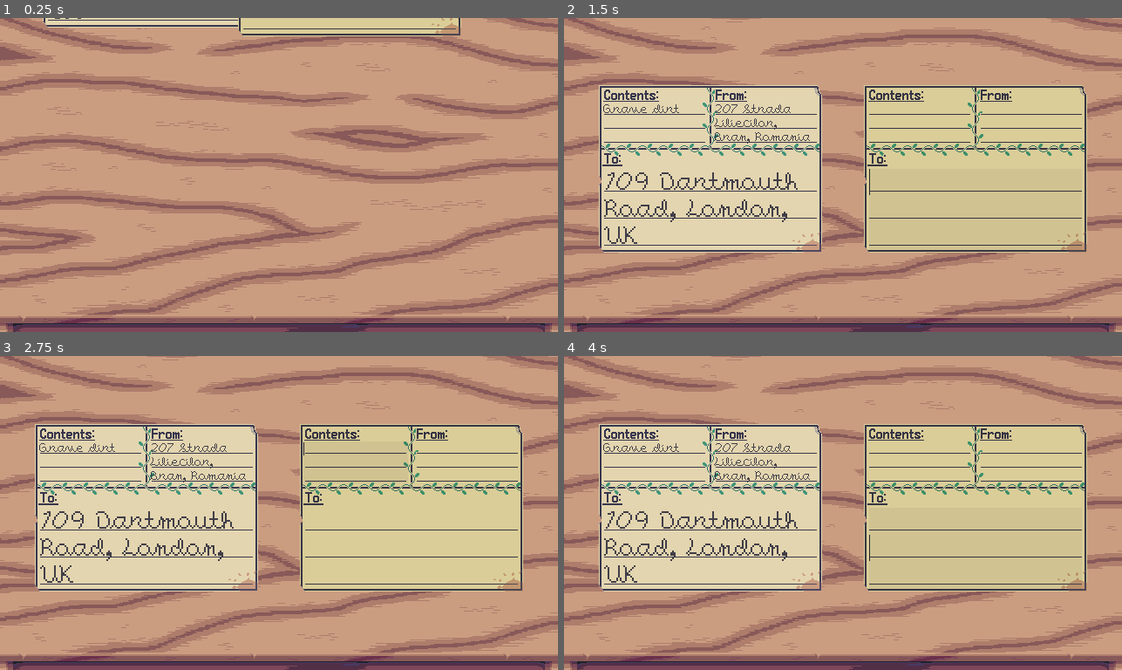
Above: before the commit, frames 1-4 (two rows, left to right).
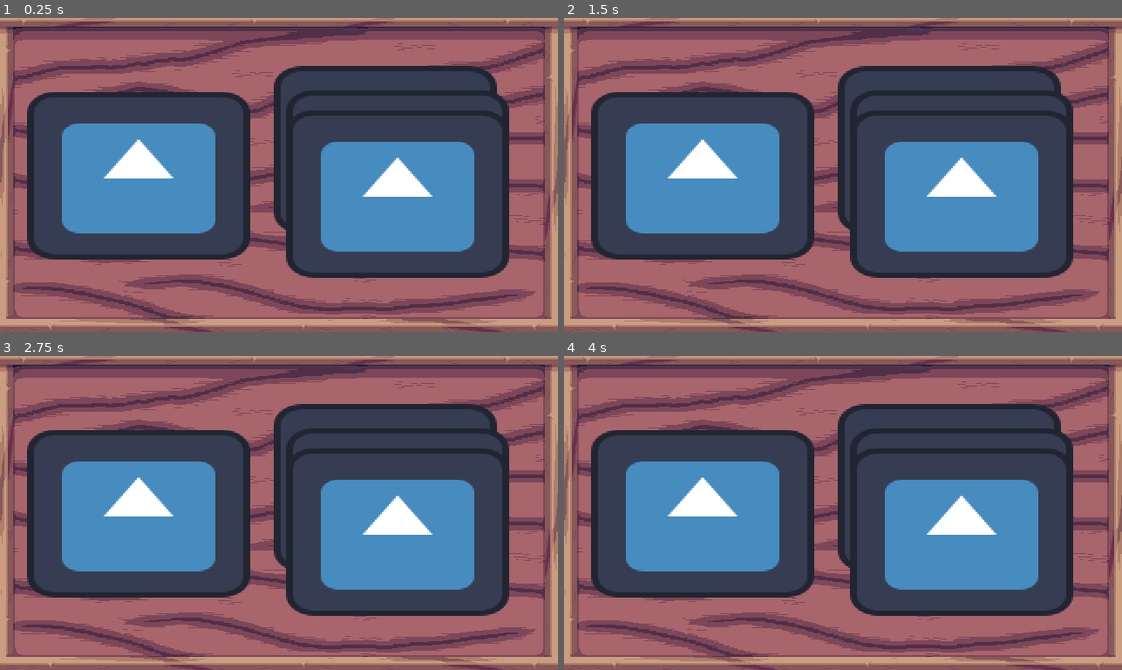
Above: after the commit, the same moments.

Repository: AverageStardust/the-count-is-down
Game: Godot game, scene res://desk.tscn
Two runs of this game, one before a commit and one after it. Both use one fixed random seed, a clock stepped at 60 frames per second and the inputs below. The engine's default icon, where the game draws it, is replaced by a stand-in: a white triangle on a blue panel in a dark square.
Inputs (mouse positions are in pixels of both pictures, inside the frame that each line leads up to):
- Up to frame 1 (0.25 s): no input
- Up to frame 2 (1.5 s): move the mouse to (965, 159) at 0.52 s; click (965, 159) at 0.67 s; drag from (731, 190) to (815, 237) at 1.27 s
- Up to frame 3 (2.75 s): tap Enter at 2 s; move the mouse to (334, 443) at 2.02 s; click (334, 443) at 2.17 s
- Up to frame 4 (4 s): tap Space at 2.75 s; drag from (815, 575) to (675, 465) at 2.77 s; tap Enter at 3.5 s; move the mouse to (1010, 560) at 3.52 s; click (1010, 560) at 3.67 s

The runs differ from the first frame. In frame 1, 90% of the frame differs, in the area x 0-100%, y 0-100%; in frame 2, 88%; in frame 3, 88%; in frame 4, 88%.

Commit message:
add screen switching

Diff:
--- a/desk.tscn
+++ b/desk.tscn
@@ -119,7 +119,7 @@
 
 [node name="AudioStreamPlayerMusic" type="AudioStreamPlayer" parent="." unique_id=333677594]
 stream = ExtResource("4_lrwc4")
-volume_db = -18.0
+volume_db = -35.0
 script = ExtResource("4_tm3w8")
 
 [node name="AudioStreamPlayerWriting" type="AudioStreamPlayer" parent="." unique_id=1094335158]
--- a/scripts/desk.gd
+++ b/scripts/desk.gd
@@ -1,4 +1,7 @@
 extends Control
+
+const LETTER_SCENE_POSITION = 340
+const SCENE_SWITCH_RANGE = 12
 
 var NEWSPAPER_CLIPPING = preload("res://documents/newspaperClipping.tscn")
 var PACKAGE_LABEL = preload("res://documents/packageLabel.tscn")
@@ -15,10 +18,49 @@
 }
 
 var state: State = State.READING_LETTERS
+var on_letters_screen: bool = true
+var switch_screen_cooldown: float = 0.2
 
 func _ready() -> void:
 	await get_tree().process_frame
-	transition_to_forging()
+
+	if on_letters_screen:
+		position.y = -LETTER_SCENE_POSITION
+	else:
+		position.y = 0
+
+func _process(delta: float) -> void:
+	var target_y: float = 0
+	if on_letters_screen:
+		target_y = -LETTER_SCENE_POSITION
+
+	position.y = lerp(position.y, target_y, delta * 3.0)
+	position.y = move_toward(position.y, target_y, delta * 45.0)
+
+	switch_screen_cooldown = max(0, switch_screen_cooldown - delta)
+
+	match state:
+		State.READING_LETTERS:
+			if on_letters_screen == false:
+				transition_to_forging()
+		State.FORGING_DOCUMENTS, State.RECEIVING_CRITICISM:
+			pass # nothing
+		State.REACHED_ENDING:
+			pass # todo
+
+func _input(event: InputEvent) -> void:
+	if event is InputEventMouseMotion:
+		var window_height = get_viewport().get_visible_rect().size.y
+		if event.position.y < SCENE_SWITCH_RANGE:
+			if switch_screen_cooldown <= 0:
+				on_letters_screen = false
+
+			switch_screen_cooldown = 0.05
+		elif event.position.y > window_height - SCENE_SWITCH_RANGE:
+			if switch_screen_cooldown <= 0:
+				on_letters_screen = true
+
+			switch_screen_cooldown = 0.05
 
 func transition_to_forging():
 	var document_type: PackedScene = next_document_type()
